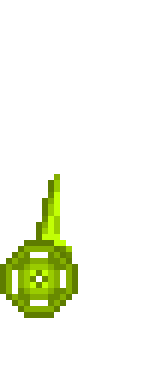
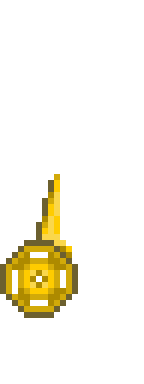
Comparing the layer stacks of the two 144 × 384 images. Changes:
hid group "Tier 2" (2 layers) over [0, 174, 78, 318]
showed group "Tier 1" (2 layers) over [0, 174, 78, 318]
